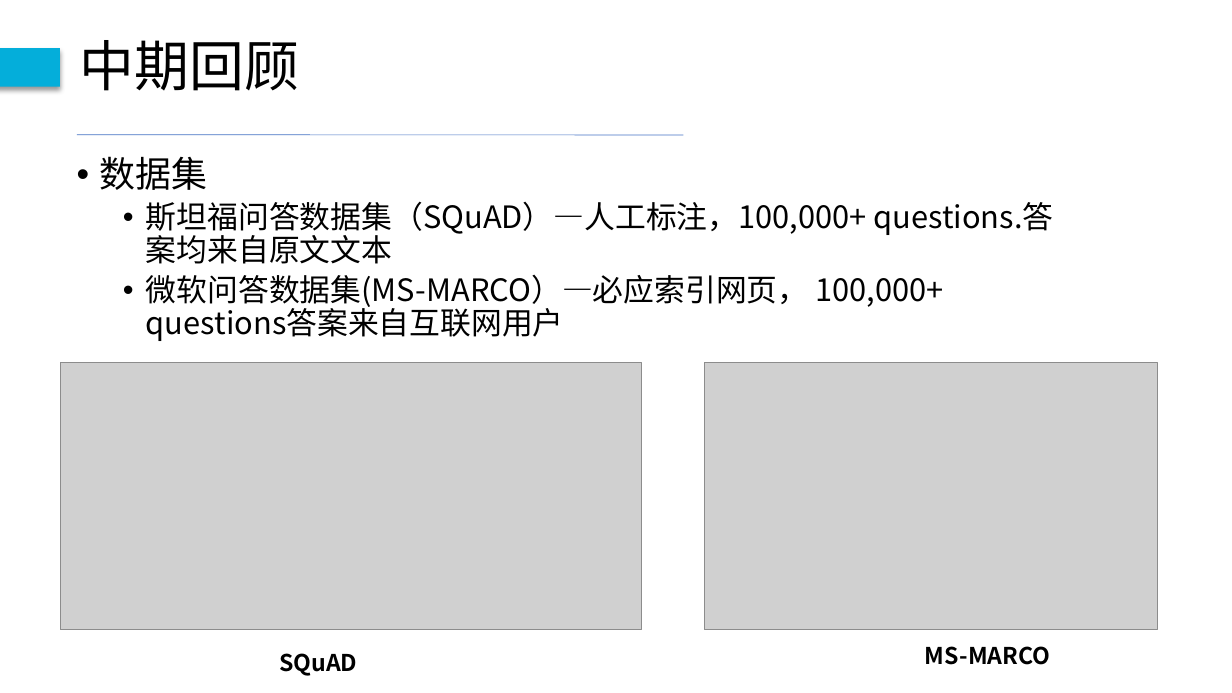
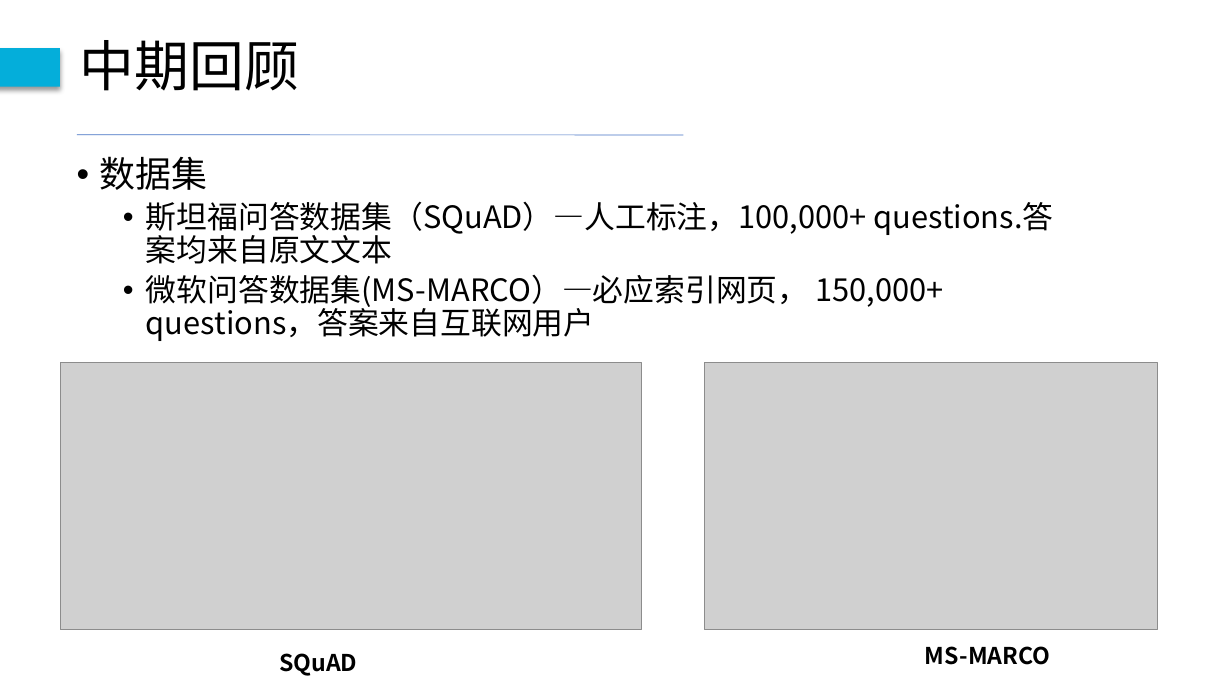
Before and after one commit to ZhouDavid/UnderGraduProject, a slide deck: slide 3 of 毕设论文/毕设终期答辩-周建宇.pptx. Drawn at 1232x693 pixels with LibreOffice and Linux fonts; fonts in the diff are those of the drawing; grey boxes stand for pictures. Boxes give left, top, right and bottom in pixels: in the first picture for what was removed or moved away, otherwise in the second. Text is boxed around its words. In the diff, an @@ line names an element or a change of style, - is before the commit and + after.

```diff
--- a/毕设论文/毕设终期答辩-周建宇.pptx
+++ b/毕设论文/毕设终期答辩-周建宇.pptx
@@ text at (146, 275, 943, 341): text changed @@
-  • 微软问答数据集(MS-MARCO）—必应索引网页， 100,000+ questions答案来自互联网用户
+  • 微软问答数据集(MS-MARCO）—必应索引网页， 150,000+ questions，答案来自互联网用户
```
Also in this commit, not shown: 12 other slides changed, 9 slides added, 4 other files.
